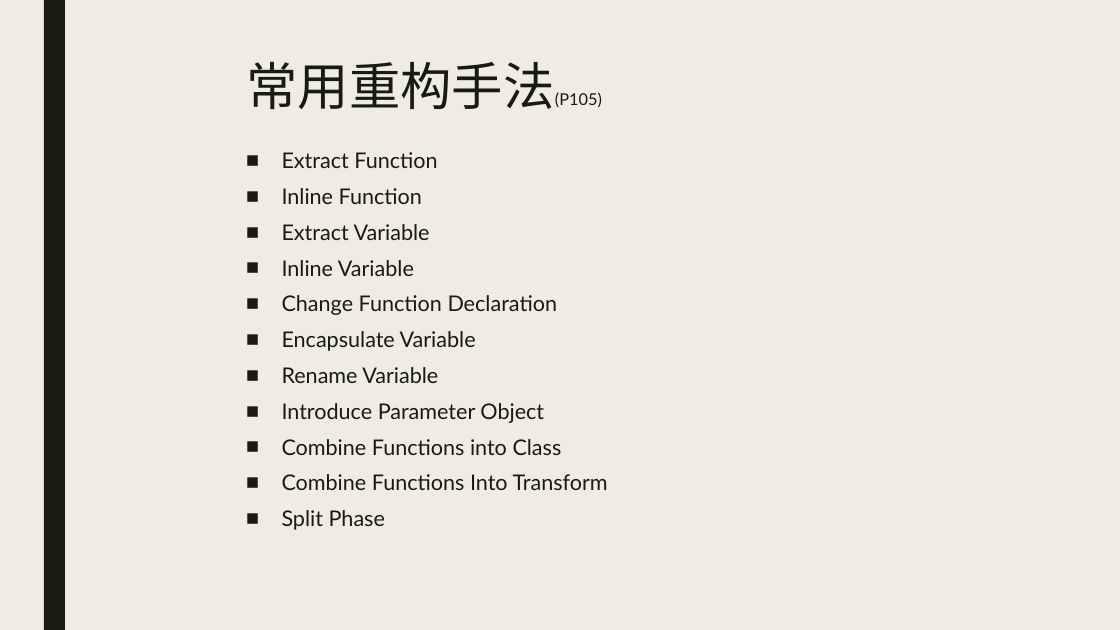
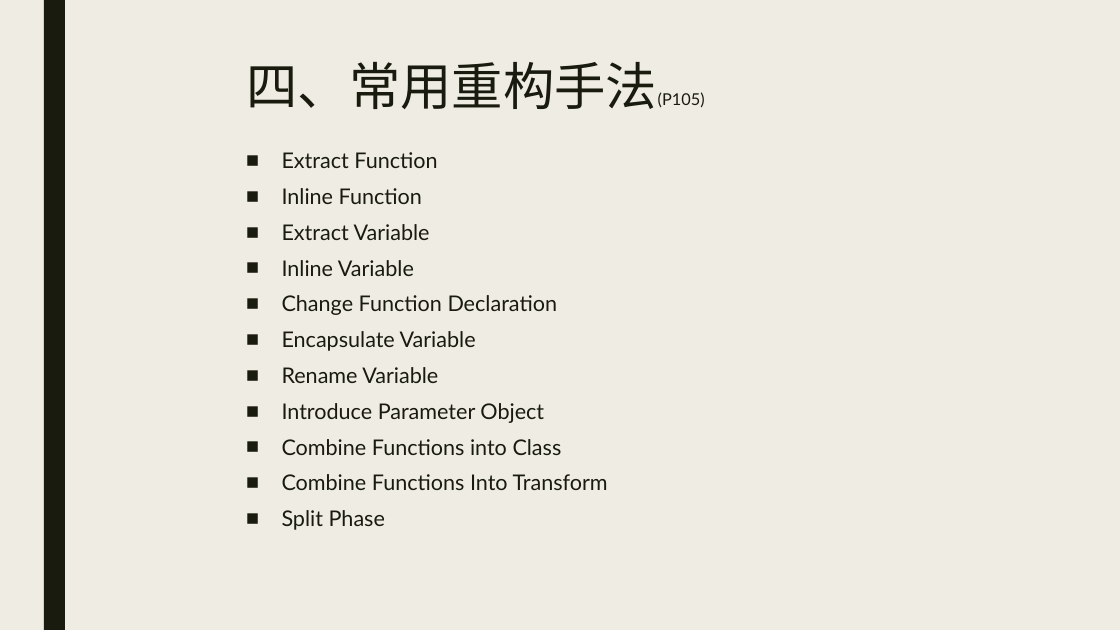
Before and after one commit to ZhengAu/CS_Study, a slide deck: slide 6 of Refactoring/Refactoring.pptx. Drawn at 1120x630 pixels with LibreOffice and Linux fonts; fonts in the diff are those of the drawing. Boxes give left, top, right and bottom in pixels: in the first picture for what was removed or moved away, otherwise in the second. Text is boxed around its words. In the diff, an @@ line names an element or a change of style, - is before the commit and + after.

```diff
--- a/Refactoring/Refactoring.pptx
+++ b/Refactoring/Refactoring.pptx
@@ title at (247,62,705,109): text changed @@
-常用重构手法(P105)
+四、常用重构手法(P105)
```
Also in this commit, not shown: 9 other slides changed.
